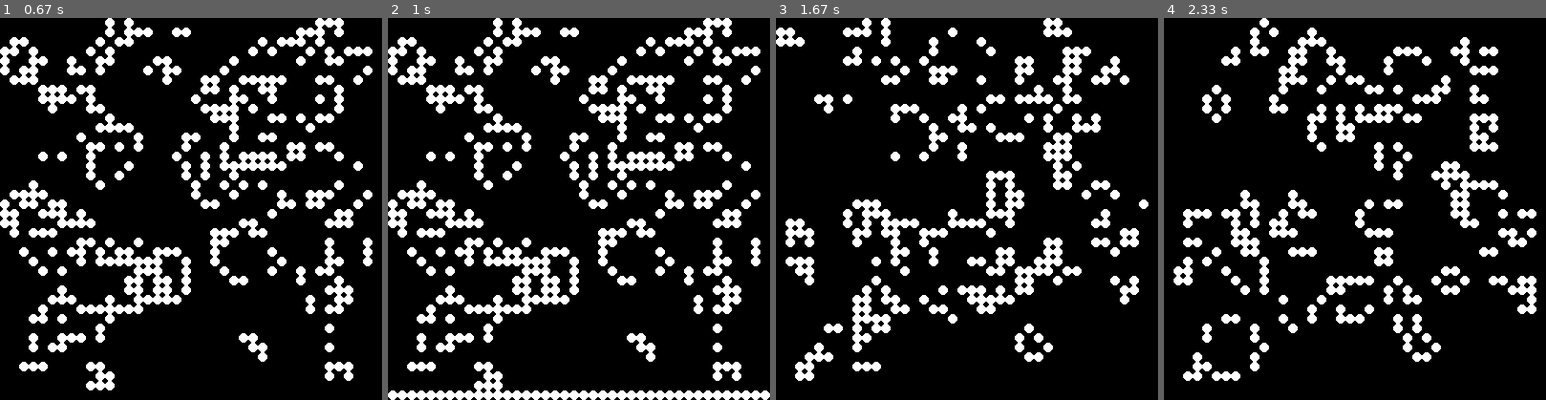
Above: before the commit, frames 1-4 (left to right).
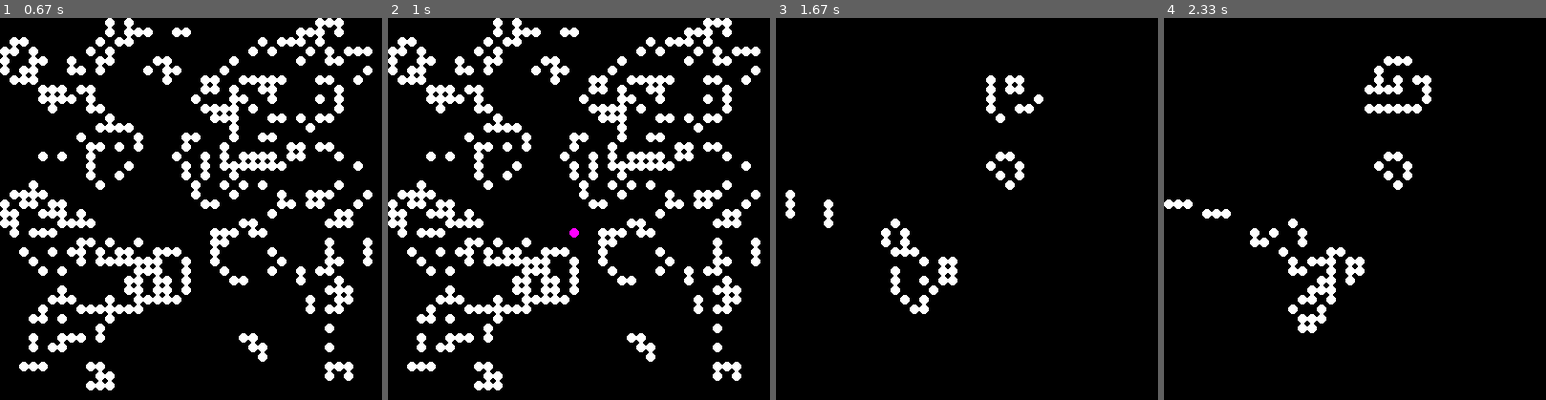
Above: after the commit, the same moments.

Repository: FabCarbonia/GameOfLifePython
Game: pygame game, started from GameOfLife.py
Two runs of this game, one before a commit and one after it. Both use one fixed random seed, a clock stepped at 60 frames per second and the inputs below.
Inputs (mouse positions are in pixels of both pictures, inside the frame that each line leads up to):
- Up to frame 1 (0.67 s): tap S at 0.33 s
- Up to frame 2 (1 s): click (579, 231) at 0.77 s
- Up to frame 3 (1.67 s): hold S 1-1.47 s
- Up to frame 4 (2.33 s): no input

Frame 1 is identical in both runs. In frame 2, 1.9% of the frame differs, in the area x 0-100%, y 55-100%; in frame 3, 15%, in the area x 0-98%, y 0-95%; in frame 4, 14%.

Commit message:
Simpler version in practise
Created a simpler version. No random grid, only manually selecting cells. Next step: tkinter window.

Diff:
--- a/GameOfLife.py
+++ b/GameOfLife.py
@@ -20,7 +20,7 @@
 class GameOfLife:
     def __init__(self):
       #The screen
-        pygame.init()
+        pygame.init() #initialize pygame
         pygame.display.set_caption("Game of Life - Created by Fabio Melis") #Gives a title to the window
         self.FPSCLOCK = pygame.time.Clock()
         self.screen = pygame.display.set_mode(grid_size)
@@ -160,34 +160,32 @@
 
     def handle_events(self):
         for event in pygame.event.get():
-            if event.type == pygame.MOUSEBUTTONDOWN:
-                if(event.button==1):
-                    mousepos_x, mousepos_y = event.pos
-                    r, c = ((mousepos_x - cell_size / 2) // cell_size,
-                            (mousepos_y - cell_size / 2) // cell_size)
-                    print(event.pos, '->', (r, c))  # Show result.
-                    mousepos_x, mousepos_y = event.pos# Index Y rows down, X columns to the right
-                    for c in range(self.num_cols):
-                        for r in range(self.num_rows):
-                            if self.grids[self.active_grid][r][c] == 1:
-                                color = color_dead
-                            else:
-                                color = color_alive
-                        posn = (int(c * cell_size + cell_size / 2),
-                                int(r * cell_size + cell_size / 2))
+            if self.paused:
+                if event.type == pygame.MOUSEBUTTONDOWN:
+                    if(event.button==1):
+                        mousepos_x, mousepos_y = event.pos
+                        r, c = ((mousepos_x - cell_size / 2) // cell_size,
+                                (mousepos_y - cell_size / 2) // cell_size)
+                        print(event.pos, '->', (r, c))  # Show result.
+                        mousepos_x, mousepos_y = event.pos  # Index Y rows down, X columns to the right
+                        for col in range(self.num_cols):
+
+                            for row in range(self.num_rows):
+
+                                if self.grids[self.active_grid][col][row] == 1:
+                                    color = color_dead
+                                    self.grids[self.active_grid][col][row] = 0
+
+                                elif self.grids[self.active_grid][col][row] == 0:
+                                    color = 255, 0, 255  # color_alive
+                                    self.grids[self.active_grid][col][row] = 1
+
+
+                        posn = (int(r * cell_size + cell_size / 2),
+                                int(c * cell_size + cell_size / 2))
+                        print(posn)
                         pygame.draw.circle(self.screen, color, posn, int(cell_size / 2), 0)
-                    pygame.display.flip()
-
-
-            """"
-                            for c in range(self.num_cols):
-                                for r in range(self.num_rows):
-                                    if self.grids[self.active_grid][r][c] == 1:
-                                        self.grids[self.active_grid][r][c] = 0
-                                        print(self.grids[self.active_grid][r][c])
-                                    else:
-                                        self.grids[self.active_grid][r][c] = 1
-            """
+                pygame.display.flip()
 
             if event.type == pygame.KEYDOWN:
                 if event.unicode == 's':
@@ -214,8 +212,6 @@
                 # print("Key pressed")
                 # print(event.unicode)
 
-
-
             # if event is keypress of "s" then pause the loop/game.
             #if event is keypress "r" then randomize grid
             # if event is keypress of "q"then quit
--- /dev/null
+++ b/practise.py
@@ -0,0 +1,148 @@
+import pygame
+
+# Defining the grid dimensions.
+GRID_SIZE = width, height = 500, 500
+# Defining the size of the cells, and how many cells there are in the x and y direction.
+CELL_SIZE = 10
+X_CELLS = int(width/CELL_SIZE)
+Y_CELLS = int(height/CELL_SIZE)
+# Defining a color for dead cells (background) and alive cells.
+COLOR_DEAD = 0 #background
+COLOR_ALIVE = 1 #alive_cell
+colors = []
+colors.append((  0,   0,   0)) #Black
+colors.append((0, 128, 128)) #blue
+# Two lists, one for the current generation, and one for the next generation, so you can have iterations.
+current_generation = [[COLOR_DEAD for y in range(Y_CELLS)] for x in range(X_CELLS)]
+next_generation    = [[COLOR_DEAD for y in range(Y_CELLS)] for x in range(X_CELLS)]
+
+# Initializing all the cells.
+def init_gen(generation, c):
+    for y in range(Y_CELLS):
+        for x in range(X_CELLS):
+            generation[x][y] = c
+
+# Drawing the cells, color black or blue at location x/y.
+def draw_cell(x, y, c):
+    pos = (int(x * CELL_SIZE + CELL_SIZE / 2 ),
+           int(y * CELL_SIZE + CELL_SIZE / 2))
+    #pygame.draw.rect(screen, colors[c], pygame.Rect(x * CELL_SIZE, y * CELL_SIZE, CELL_SIZE-1, CELL_SIZE-1))
+    # pygame.draw.circle(screen, colors[c], pos, CELL_SIZE, CELL_SIZE) #Weird form, can also be used instead of rectangles
+    pygame.draw.circle(screen, colors[c], pos, 5, 0) #Use the last two arguments (radius, width) to change the look of the circles.
+
+#Updating the cells.
+def update_gen():
+    global current_generation
+    for y in range(Y_CELLS):
+        for x in range(X_CELLS):
+            c = next_generation[x][y]
+            draw_cell(x, y, c)
+    # Update current_generation
+    current_generation = list(next_generation)
+
+# Activate a living cell
+def activate_living_cell(x,y):
+    global next_generation
+    next_generation[x][y] = COLOR_ALIVE
+
+# Deactivate a living cell
+def deactivate_living_cell(x,y):
+    global next_generation
+    next_generation[x][y] = COLOR_DEAD
+
+# Function to check neighbor cell
+def check_cells(x, y):
+    # Ignoring cells off the edge
+    if (x < 0) or (y < 0): return 0
+    if (x >= X_CELLS) or (y >= Y_CELLS): return 0
+    if current_generation[x][y] == COLOR_ALIVE:
+        return 1
+    else:
+        return 0
+
+def check_cell_neighbors(row_index, col_index):
+        # Get the number of alive cells surrounding the current cell
+        # self.grids[self.active_grid][r][c]   #is the current cell
+        num_alive_neighbors = 0
+        num_alive_neighbors += check_cells(row_index - 1, col_index - 1)
+        num_alive_neighbors += check_cells(row_index - 1, col_index)
+        num_alive_neighbors += check_cells(row_index - 1, col_index + 1)
+        num_alive_neighbors += check_cells(row_index, col_index - 1)
+        num_alive_neighbors += check_cells(row_index, col_index + 1)
+        num_alive_neighbors += check_cells(row_index + 1, col_index - 1)
+        num_alive_neighbors += check_cells(row_index + 1, col_index)
+        num_alive_neighbors += check_cells(row_index + 1, col_index + 1)
+        return num_alive_neighbors
+
+# Rules
+#1 Any live cell with fewer than two live neighbors dies, as if by underpopulation.
+#2 Any live cell with two or three live neighbors lives on to the next generation.
+#3 Any live cell with more than three live neighbors dies, as if by overpopulation.
+#4 Any dead cell with exactly three live neighbors becomes a live cell, as if by reproduction.
+def create_next_gen():
+    for y in range(Y_CELLS):
+        for x in range(X_CELLS):
+            # If cell is live, count neighboring live cells
+            n = check_cell_neighbors(x,y) #number of neighbors
+            c = current_generation[x][y] #current cell (either dead or alive).
+            if c == COLOR_ALIVE:  #If the cell is living:
+                if (n < 2):  #Rule number 1, underpopulation
+                    next_generation[x][y] = COLOR_DEAD
+                elif (n>3): #Rule number 3, overpopulation
+                    next_generation[x][y] = COLOR_DEAD
+                else: #Rule number 3, 2 or 3 neighbors, staying alive.
+                    next_generation[x][y] = COLOR_ALIVE
+            else: #if the cell is dead:
+                if (n == 3):
+                    # Rule number 4: A dead cell with three living neighbors becomes alive.
+                    next_generation[x][y] = COLOR_ALIVE
+
+# Starting pygame
+pygame.init()
+pygame.display.set_caption("Game of Life - Created by Fabio Melis") #Gives a title to the window
+screen = pygame.display.set_mode(GRID_SIZE)# Create the window with the GRID_SIZE.
+
+# Initialise the generations - empty grid.
+init_gen(current_generation, COLOR_DEAD)
+
+clock = pygame.time.Clock()
+# Initialise variables
+ended = False
+next_iteration = False
+
+# Runs the game loop
+while not ended:
+    for event in pygame.event.get():
+        if event.type == pygame.QUIT:
+            ended = True #If pressing the quit button, it closes the window.
+        if event.type == pygame.MOUSEBUTTONDOWN: #if pressing the mouse button, it gets the position. If the cell is dead, make it alive, if the cell is alive, make it dead.
+            posn = pygame.mouse.get_pos()
+            x = int(posn[0] / CELL_SIZE)
+            y = int(posn[1] / CELL_SIZE)
+            if next_generation[x][y] == COLOR_DEAD:
+                activate_living_cell(x,y)
+            else:
+                deactivate_living_cell(x,y)
+        # Check for q, g, s or w keys
+        if event.type == pygame.KEYDOWN: #keydown --> quits when the button goes down. keyup --> quits when the button goes up again.
+            if event.unicode == 'q': #Press q to quit.
+                ended = True
+            elif event.key == pygame.K_SPACE: #Space for the next iteration manually.
+                create_next_gen()
+            elif event.unicode == 'a': #a to automate the iterations.
+                next_iteration = True
+            elif event.unicode == 's': #s to stop the automated iterations.
+                next_iteration = False
+            elif event.unicode == 'r': #r to reset the grid.
+                next_iteration = False
+                init_gen(next_generation, COLOR_DEAD)
+
+    if next_iteration: #if next iteration is true, the next gen is created according to the rules.
+        create_next_gen()
+    # Updating
+    update_gen()
+    # Updates the content of the entire display.
+    pygame.display.flip()
+    # Set the frames per second.
+    clock.tick(10)
+pygame.quit()
--- /dev/null
+++ b/test.py
@@ -0,0 +1,86 @@
+import tkinter as tk
+import os
+import platform
+import pygame
+import time
+
+class window(object):
+    def __init__(self):
+        self.root = tk.Tk()  # Main window
+        self.root.title("SquareScape")
+        # self.root.iconbitmap(r'C:\Users\17_es\PycharmProjects\square_puzzle\images\icon.ico')
+        self.root.configure(background='#9b9b9b')
+
+        # Large Frame
+        self.win_frame = tk.Frame(self.root, width=670, height=520, highlightbackground='#595959', highlightthickness=2)
+
+        # menu (left side)
+        self.menu = tk.Frame(self.win_frame, width=150, height=516, highlightbackground='#595959', highlightthickness=2)
+        self.menu_label = tk.Label(self.menu, text="Settings", bg='#8a8a8a', font=("Courier", "16", "bold roman"))
+        self.mute = tk.Button(self.menu, text="XXXX", font="Courier", bg='#bcbcbc', activebackground='#cdcdcd')
+
+        tk.Button(self.menu, text="<->", command=lambda: setattr(self, "direction", (-self.direction[0], self.direction[1]))).pack()
+        tk.Button(self.menu, text="^", command=lambda: setattr(self, "direction", (self.direction[0], -self.direction[1]))).pack()
+
+        # pygame
+        self.pygame_frame = tk.Frame(self.win_frame, width=514, height=514, highlightbackground='#595959', highlightthickness=2)
+        self.embed = tk.Frame(self.pygame_frame, width=512, height=512,)
+
+        # Packing
+        self.win_frame.pack(expand=True)
+        self.win_frame.pack_propagate(0)
+
+        self.menu.pack(side="left")
+        self.menu.pack_propagate(0)
+        self.menu_label.pack(ipadx=60, ipady=2)
+        self.mute.pack(ipadx=40, ipady=2, pady=5)
+
+        self.pygame_frame.pack(side="left")
+        self.embed.pack()
+        #This embeds the pygame window
+        os.environ['SDL_WINDOWID'] = str(self.embed.winfo_id())
+        system = platform.system()
+        if system == "Windows":
+            os.environ['SDL_VIDEODRIVER'] = 'windib'
+        elif system == "Linux":
+            os.environ['SDL_VIDEODRIVER'] = 'x11'
+
+        self.root.update_idletasks()
+        #Start pygame
+        pygame.init()
+        self.win = pygame.display.set_mode((512, 512))
+
+        self.bg_color = (255, 255, 255)
+        self.win.fill(self.bg_color)
+        self.pos = 0, 0
+        self.direction = 10, 10
+        self.size = 40
+        self.color = (0, 255, 0)
+        self.root.after(30, self.update)
+
+        self.root.mainloop()
+
+
+    def update(self):
+
+        first_move = True
+        pygame.draw.rect(self.win, self.bg_color, self.pos + (self.size, self.size))
+
+
+        self.pos = self.pos[0] + self.direction[0], self.pos[1] + self.direction[1]
+
+
+        if self.pos[0] < 0 or self.pos[0] > 512 - self.size:
+            self.direction = -self.direction[0], self.direction[1]
+            self.pos = self.pos[0] + 2 * self.direction[0], self.pos[1] + self.direction[1]
+        if self.pos[1] < 0 or self.pos[1] > 512 - self.size:
+            self.direction = self.direction[0], -self.direction[1]
+            self.pos = self.pos[0] + self.direction[0], self.pos[1] + 2 * self.direction[1]
+
+        pygame.draw.rect(self.win, self.color, self.pos + (self.size, self.size))
+        pygame.display.flip()
+        self.root.after(30, self.update)
+
+
+screen = window()
+tk.mainloop()
